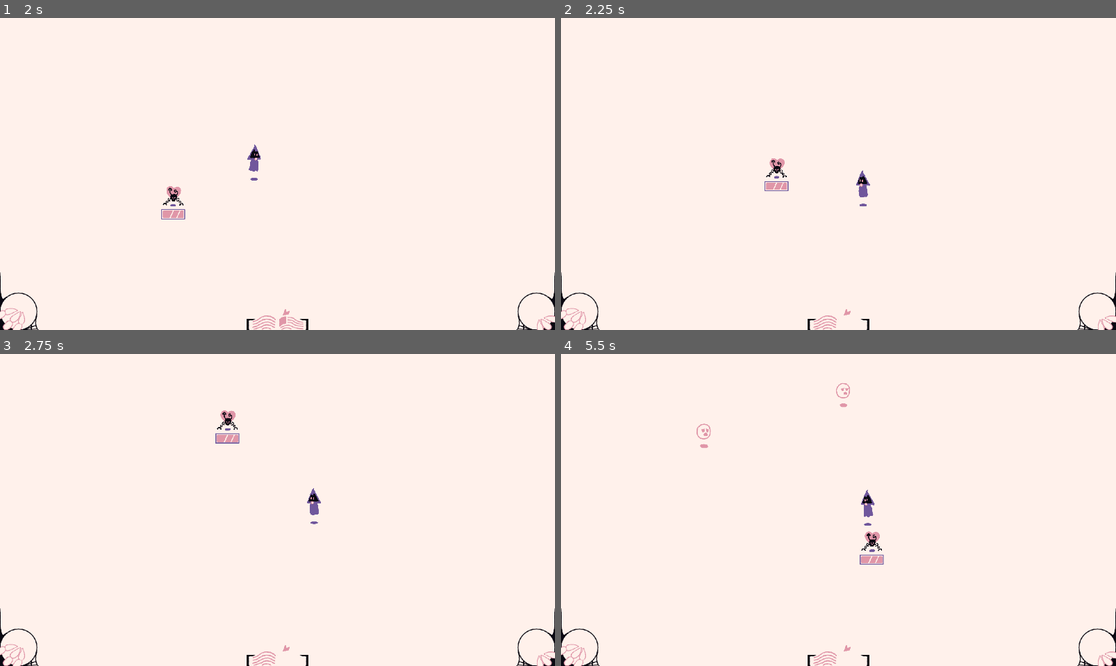
Above: before the commit, frames 1-4 (two rows, left to right).
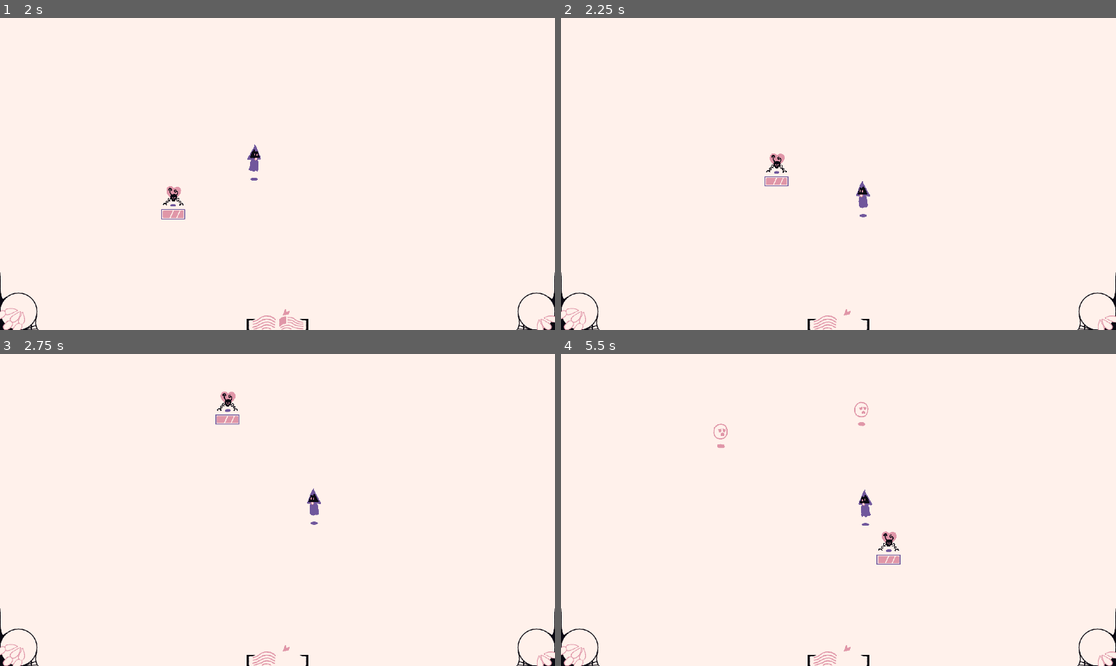
Above: after the commit, the same moments.

Repository: LunaticDancer/Lich
Game: Godot game, scene res://core/world.tscn
Same seed, same stepped clock (60 frames per second), same inputs: the game is played once before the commit and once after it.
Inputs (mouse positions are in pixels of both pictures, inside the frame that each line leads up to):
- Up to frame 1 (2 s): click "Play" at 0.5 s; move the mouse to (399, 158) at 1.27 s; press the mouse at (399, 158) at 1.28 s; hold Right (right) from 1.28 s (still down)
- Up to frame 2 (2.25 s): move the mouse to (727, 189) at 2.02 s; release Right (right) at 2.03 s; release the mouse at (727, 189) at 2.03 s; hold Down (down) from 2.03 s (still down); tap Space (dodge) at 2.1 s
- Up to frame 3 (2.75 s): keep holding Down (down)
- Up to frame 4 (5.5 s): move the mouse to (894, 441) at 2.77 s; release Down (down) at 2.78 s; press the mouse at (894, 441) at 2.78 s; hold Right (right) 2.78-3.53 s; move the mouse to (810, 572) at 3.52 s; release the mouse at (810, 572) at 3.53 s; hold Up (up) 3.53-4.28 s; tap Space (dodge) at 3.6, 5.1 s; move the mouse to (1005, 556) at 4.27 s; press the mouse at (1005, 556) at 4.28 s; hold Left (left) from 4.28 s (still down); move the mouse to (672, 463) at 5.02 s; release the mouse at (672, 463) at 5.03 s

Frame 1 is identical in both runs. In frame 2, 0.5% of the frame differs, in the area x 36-56%, y 43-64%; in frame 3, 0.5%; in frame 4, 0.8%, in the area x 24-62%, y 9-68%.

Commit message:
dash rebalance

Diff:
--- a/core/player.gd
+++ b/core/player.gd
@@ -1,7 +1,7 @@
 extends CharacterBody2D
 
 const SPEED = 400.0
-const DASH_SPEED = 1200.0
+const DASH_SPEED = 1600.0
 
 @export var basicAttackPrefab : PackedScene
 var game_controller
--- a/project.godot
+++ b/project.godot
@@ -21,7 +21,7 @@
 window/size/viewport_height=1080
 window/size/borderless=true
 window/stretch/aspect="keep_height"
-mouse_cursor/custom_image="res://core/sprites/Cursor1.png"
+mouse_cursor/custom_image="res://core/sprites/Cursor2.png"
 mouse_cursor/custom_image_hotspot=Vector2(63, 63)
 
 [input]
